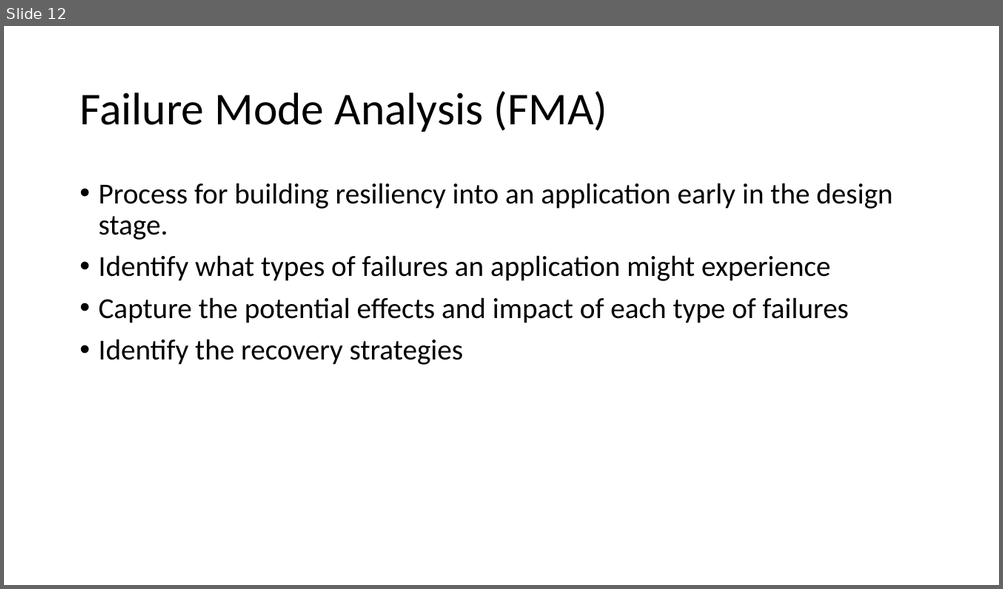
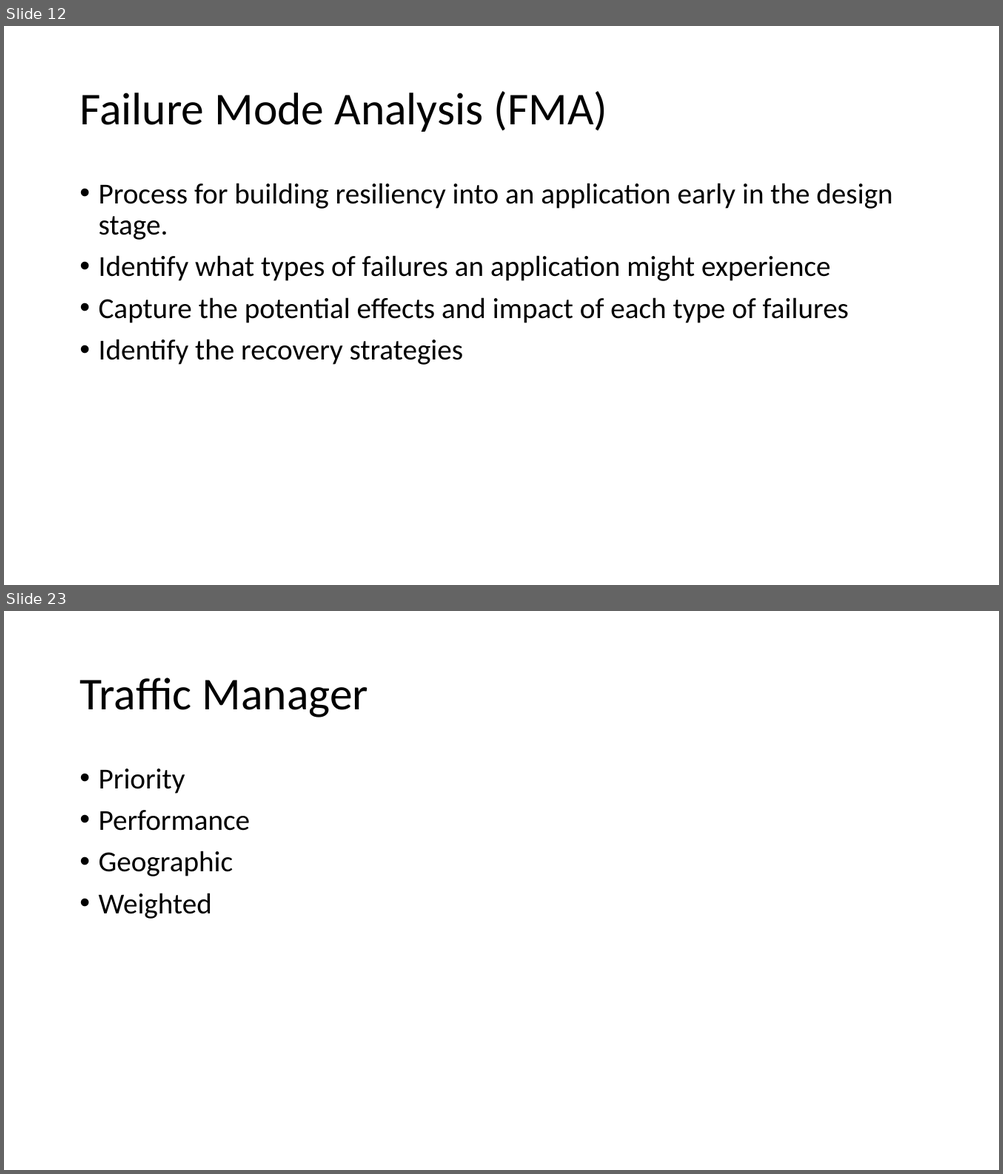
Before and after one commit to ayushrathi15/15Jun-AZ305, a slide deck: Business Continuity and Resiliency in Azure.pptx. Shown one above the other, each under a label of ours: slide 12 before the commit, slides 12 and 23 after it; the slides between them are not shown. The pictures are 1003x589 and 1003x1174 pixels, drawn with LibreOffice and Linux fonts; fonts in the diff are those of the drawing. Boxes give left, top, right and bottom in pixels: in the first picture for what was removed or moved away, otherwise in the second. Text is boxed around its words. In the diff, an @@ line names an element or a change of style, - is before the commit and + after.

```diff
--- a/Business Continuity and Resiliency in Azure.pptx
+++ b/Business Continuity and Resiliency in Azure.pptx
@@ slide 23 added at box(4, 611, 999, 1170), background #FFFFFF @@
@@ title added at box(79, 678, 369, 718), 44 pt, text #000000 @@
+Traffic Manager
@@ text added at box(99, 769, 250, 919), 28 pt, text #000000 @@
+• Priority
+• Performance
+• Geographic
+• Weighted
```
Also in this commit, not shown: 2 slides changed, 26 other slides added.
